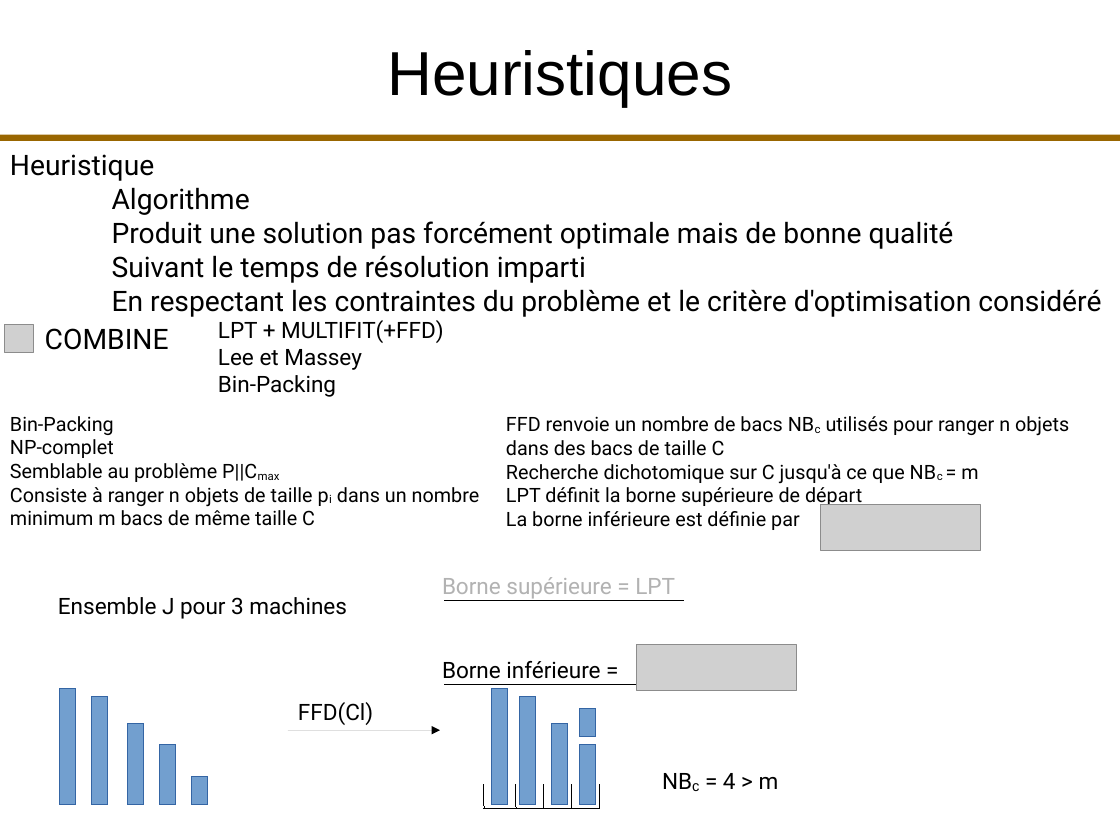
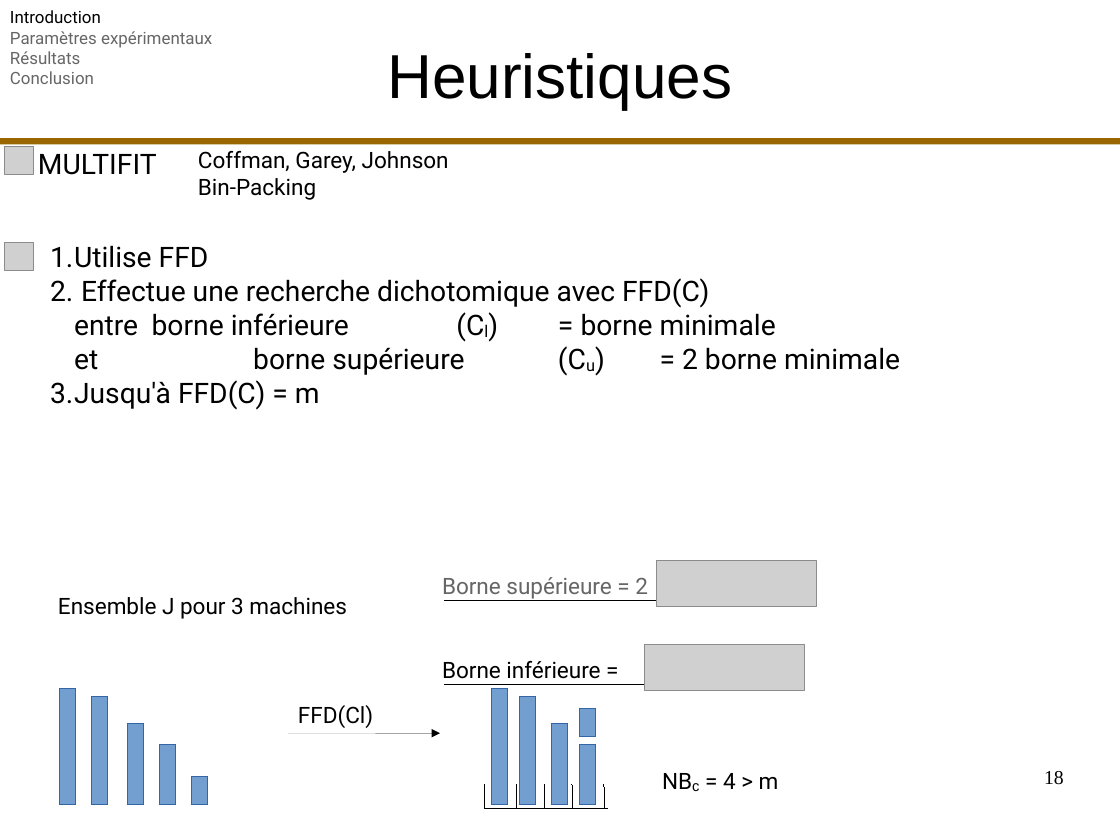
Before and after one commit to fColas68/eprLPT, a slide deck: slide 18 of presentation/presentation.odp (slide 17 before the commit). Drawn at 1120x840 pixels with LibreOffice and Linux fonts; fonts in the diff are those of the drawing; grey boxes stand for pictures. Boxes give left, top, right and bottom in pixels: in the first picture for what was removed or moved away, otherwise in the second. Text is boxed around its words. In the diff, an @@ line names an element or a change of style, - is before the commit and + after.

```diff
--- a/presentation/presentation.odp
+++ b/presentation/presentation.odp
@@ text added at [10,10,212,84], 12 pt, text #666666 @@
+Introduction
+Paramètres expérimentaux
+Résultats
+Conclusion
@@ 1 title, 1 arrow, 1 line: place and size @@
-1 title, 1 arrow, 1 line at [0,50,1120,731]
+1 title, 1 arrow, 1 line at [0,53,1120,734]
@@ picture added at [4,146,33,175] @@
@@ text removed at [10,154,1101,317] @@
-Heuristique
-Algorithme
-Produit une solution pas forcément optimale mais de bonne qualité
-Suivant le temps de résolution imparti
-En respectant les contraintes du problème et le critère d'optimisation considéré
@@ text added at [38,154,157,175], 20 pt, text #000000 @@
+MULTIFIT
@@ text added at [198,151,449,200], 16 pt, text #000000 @@
+Coffman, Garey, Johnson
+Bin-Packing
@@ picture: place and size @@
-picture at [4,324,33,353]
+picture at [4,243,33,271]
@@ text added at [50,245,900,410], 20 pt, text #000000 @@
+1. Utilise FFD
+2. Effectue une recherche dichotomique avec FFD(C)
+   entre borne inférieure (Cl) = borne minimale
+   et borne supérieure (Cu) = 2 borne minimale
+3. Jusqu'à FFD(C) = m
@@ text removed at [45,328,169,350] @@
-COMBINE
@@ text removed at [218,320,443,397] @@
-LPT + MULTIFIT(+FFD)
-Lee et Massey
-Bin-Packing
@@ text removed at [10,416,480,526] @@
-Bin-Packing NP-complet
-Semblable au problème P||Cmax
-Consiste à ranger n objets de taille pi dans un nombre minimum m bacs de même taille C
@@ text removed at [506,416,1069,530] @@
-FFD renvoie un nombre de bacs NBc utilisés pour ranger n objets dans des bacs de taille C
-Recherche dichotomique sur C jusqu'à ce que NBc = m
-LPT définit la borne supérieure de départ
-La borne inférieure est définie par
@@ picture: place and size @@
-picture at [821,505,982,551]
+picture at [657,561,817,607]
@@ text at [442,577,648,599]: text changed; text colour #B2B2B2 to #666666 @@
-Borne supérieure = LPT
+Borne supérieure = 2
@@ picture: place and size @@
-picture at [636,644,797,690]
+picture at [644,645,805,691]
@@ page number added at [1044,771,1064,785], 14 pt, text #000000 @@
+18
@@ line moved from (484, 809) - (601, 809) to (484, 809) - (608, 808) @@
@@ line moved from (601, 785) - (601, 809) to (605, 785) - (605, 809) @@
```
Also in this commit, not shown: 72 other slides changed, 10 slides added, 12 slides removed.
